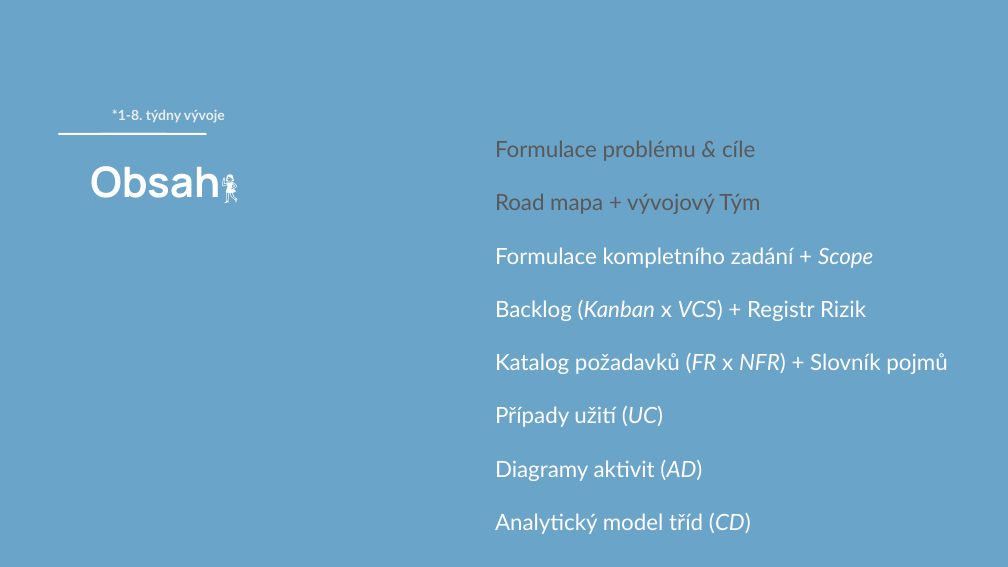
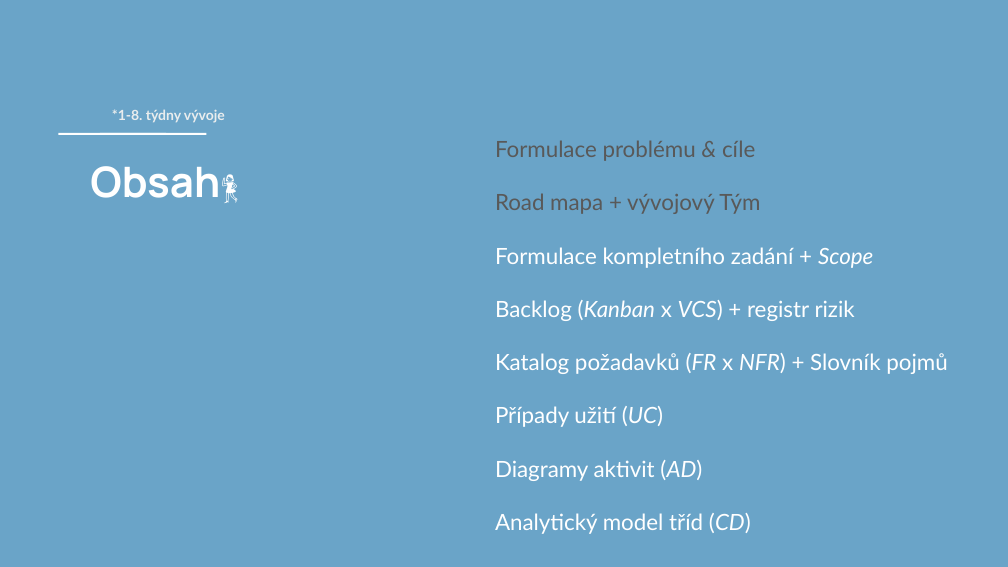
Before and after one commit to ku3m0v/nnpsw-delivery-planning, a slide deck: slide 2 of prsnttns/milnik-I/NNPSW_Milnik-I.pptx. Drawn at 1008x567 pixels with LibreOffice and Linux fonts; fonts in the diff are those of the drawing. Boxes give left, top, right and bottom in pixels: in the first picture for what was removed or moved away, otherwise in the second. Text is boxed around its words. In the diff, an @@ line names an element or a change of style, - is before the commit and + after.

```diff
--- a/prsnttns/milnik-I/NNPSW_Milnik-I.pptx
+++ b/prsnttns/milnik-I/NNPSW_Milnik-I.pptx
@@ subtitle at [495, 300, 855, 321]: text changed @@
-Backlog (Kanban x VCS) + Registr Rizik
+Backlog (Kanban x VCS) + registr rizik
```
Also in this commit, not shown: 8 other slides changed, 2 other files.
